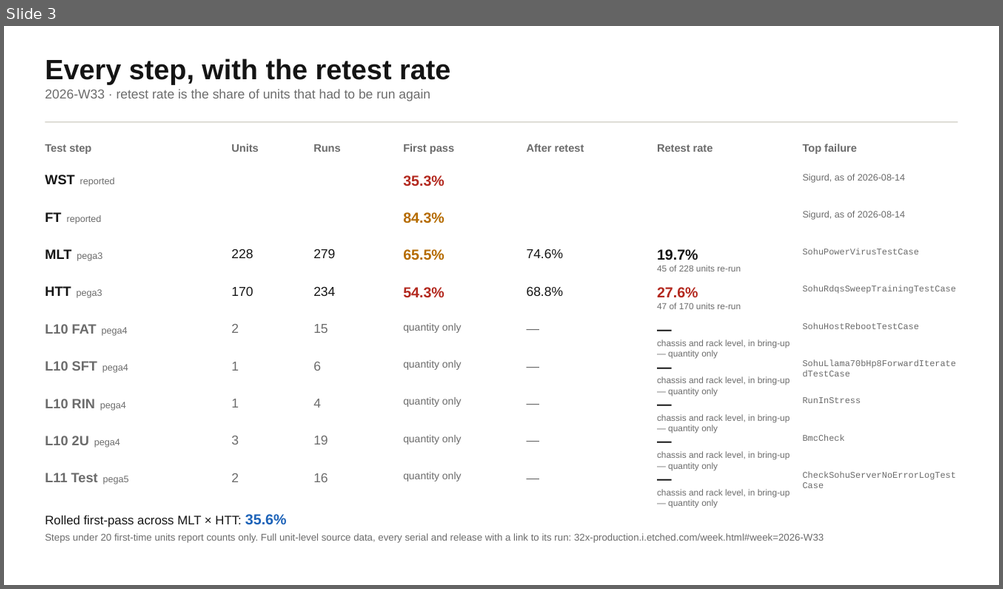
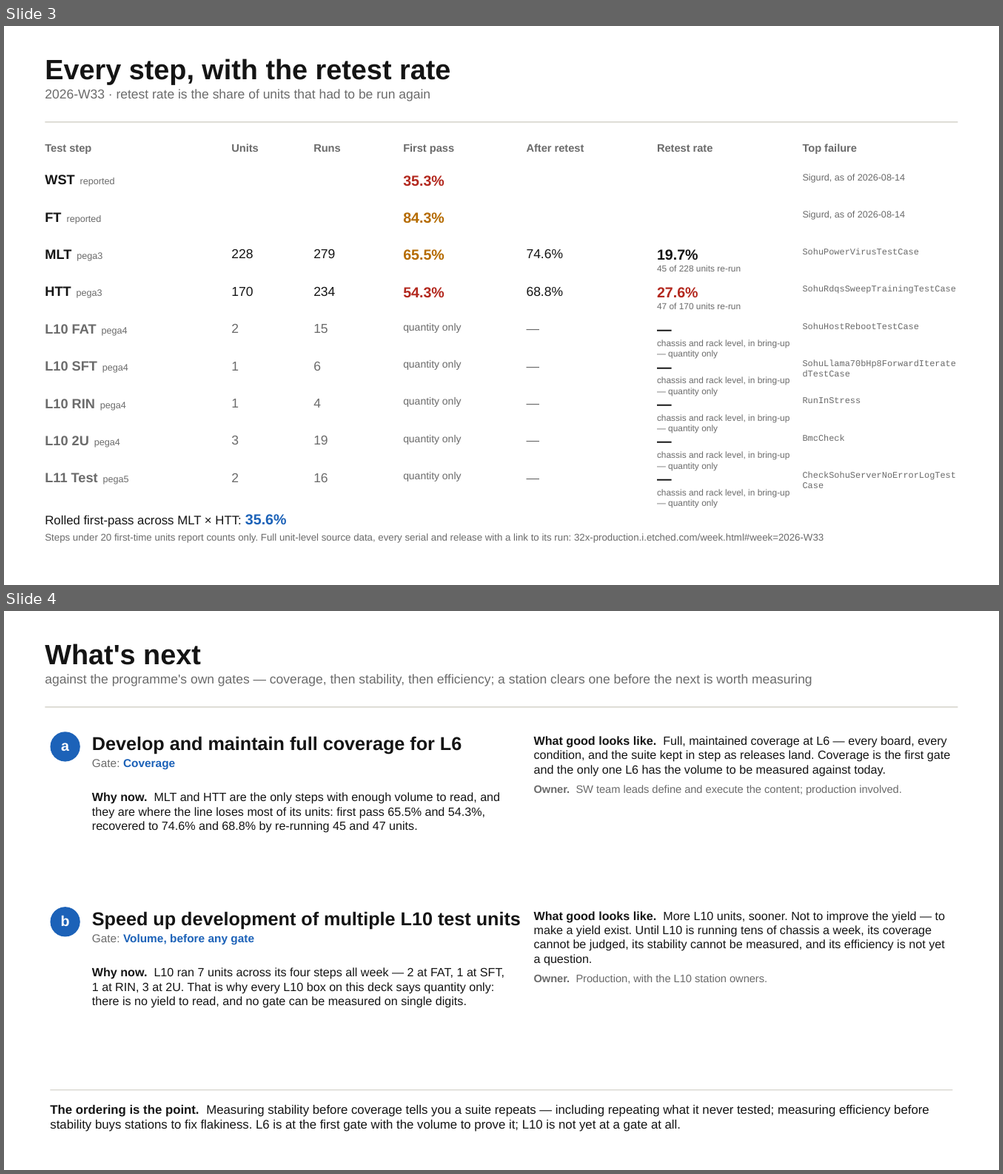
Before and after one commit to Quan-Etched/32x_MP_Auto_DailyReport, a slide deck: weekly/2026-W33/weekly-2026-W33.pptx. Shown one above the other, each under a label of ours: slide 3 before the commit, slides 3 and 4 after it. The pictures are 1003x589 and 1003x1174 pixels, drawn with LibreOffice and Linux fonts; fonts in the diff are those of the drawing. Boxes give left, top, right and bottom in pixels: in the first picture for what was removed or moved away, otherwise in the second. Text is boxed around its words. In the diff, an @@ line names an element or a change of style, - is before the commit and + after.

```diff
--- a/weekly/2026-W33/weekly-2026-W33.pptx
+++ b/weekly/2026-W33/weekly-2026-W33.pptx
@@ slide 4 added at [4, 611, 999, 1170], background #FFFFFF @@
@@ text added at [45, 644, 812, 686], 12.5 pt, text #6B6B6B @@
+What's next
+against the programme's own gates — coverage, then stability, then efficiency; a station clears one before the next is worth measuring
@@ rectangle added at [45, 706, 958, 708], fill #D8D6CF @@
@@ ellipse added at [51, 732, 80, 762], fill #1C62B8 @@
@@ text added at [61, 743, 69, 751], 14 pt, text #FFFFFF, bold @@
+a
@@ text added at [92, 736, 461, 770], 18 pt, text #141414, bold @@
+Develop and maintain full coverage for L6
+Gate: Coverage
@@ text added at [534, 736, 950, 795], 11.5 pt, text #141414 @@
+What good looks like. Full, maintained coverage at L6 — every board, every condition, and the suite kept in step as releases land. Coverage is the first gate and the only one L6 has the volume to be measured against today.
+Owner. SW team leads define and execute the content; production involved.
@@ text added at [92, 792, 500, 833], 11.5 pt, text #141414 @@
+Why now. MLT and HTT are the only steps with enough volume to read, and they are where the line loses most of its units: first pass 65.5% and 54.3%, recovered to 74.6% and 68.8% by re-running 45 and 47 units.
@@ ellipse added at [51, 907, 80, 937], fill #1C62B8 @@
@@ text added at [61, 915, 70, 926], 14 pt, text #FFFFFF, bold @@
+b
@@ text added at [92, 911, 521, 945], 18 pt, text #141414, bold @@
+Speed up development of multiple L10 test units
+Gate: Volume, before any gate
@@ text added at [534, 911, 945, 984], 11.5 pt, text #141414 @@
+What good looks like. More L10 units, sooner. Not to improve the yield — to make a yield exist. Until L10 is running tens of chassis a week, its coverage cannot be judged, its stability cannot be measured, and its efficiency is not yet a question.
+Owner. Production, with the L10 station owners.
@@ text added at [92, 968, 504, 1008], 11.5 pt, text #141414 @@
+Why now. L10 ran 7 units across its four steps all week — 2 at FAT, 1 at SFT, 1 at RIN, 3 at 2U. That is why every L10 box on this deck says quantity only: there is no yield to read, and no gate can be measured on single digits.
@@ rectangle added at [51, 1090, 952, 1091], fill #D8D6CF @@
@@ text added at [50, 1105, 929, 1132], 12 pt, text #141414 @@
+The ordering is the point. Measuring stability before coverage tells you a suite repeats — including repeating what it never tested; measuring efficiency before stability buys stations to fix flakiness. L6 is at the first gate with the volume to prove it; L10 is not yet at a gate at all.
```
Also in this commit, not shown: 1 slide changed, 5 other files.
